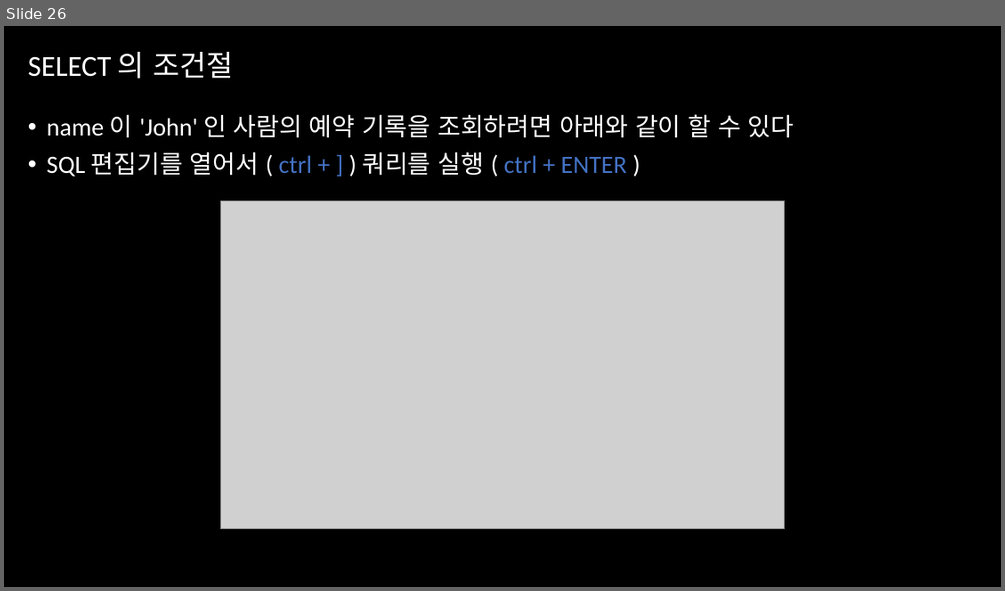
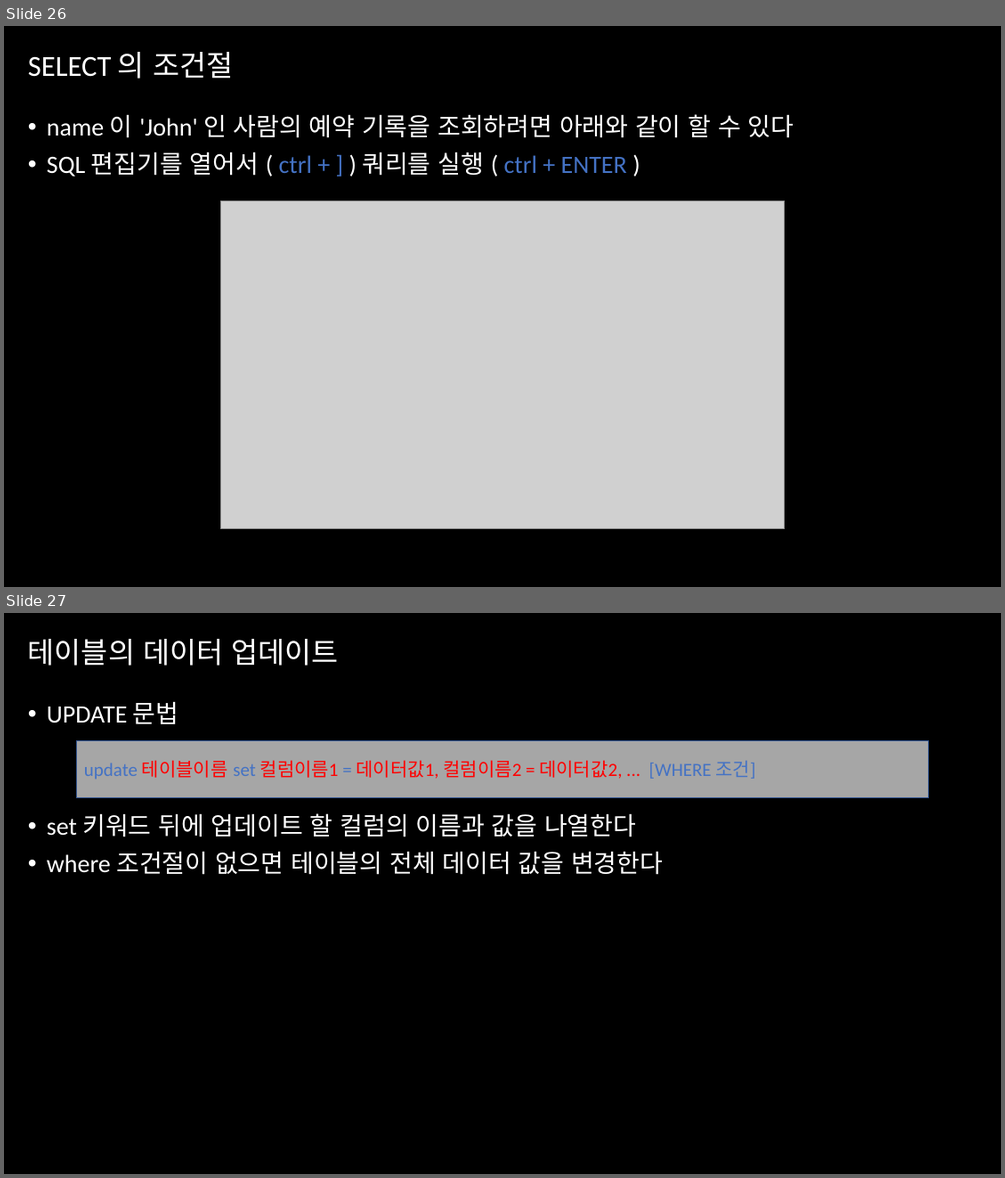
Before and after one commit to percussive86/ws, a slide deck: docs/22_데이터베이스.pptx. Shown one above the other, each under a label of ours: slide 26 before the commit, slides 26 and 27 after it. The pictures are 1005x591 and 1005x1178 pixels, drawn with LibreOffice and Linux fonts; fonts in the diff are those of the drawing; grey boxes stand for pictures. Boxes give left, top, right and bottom in pixels: in the first picture for what was removed or moved away, otherwise in the second. Text is boxed around its words. In the diff, an @@ line names an element or a change of style, - is before the commit and + after.

Commit message:
강의자료 업데이트

```diff
--- a/docs/22_데이터베이스.pptx
+++ b/docs/22_데이터베이스.pptx
@@ slide 27 added at <box>4,613,1001,1174</box>, background #000000 @@
@@ title added at <box>28,639,338,666</box>, 28 pt, text #FFFFFF @@
+테이블의 데이터 업데이트
@@ text added at <box>47,701,663,875</box>, 24 pt, text #FFFFFF @@
+• UPDATE 문법
+• set 키워드 뒤에 업데이트 할 컬럼의 이름과 값을 나열한다
+• where 조건절이 없으면 테이블의 전체 데이터 값을 변경한다
@@ rectangle added at <box>77,741,928,798</box>, fill #A6A6A6, outline #325491 1 pt, 18 pt, text #FF0000 @@
+update 테이블이름 set 컬럼이름1 = 데이터값1, 컬럼이름2 = 데이터값2, ... [WHERE 조건]
```
Also in this commit, not shown: 3 other slides added, 2 other files.
